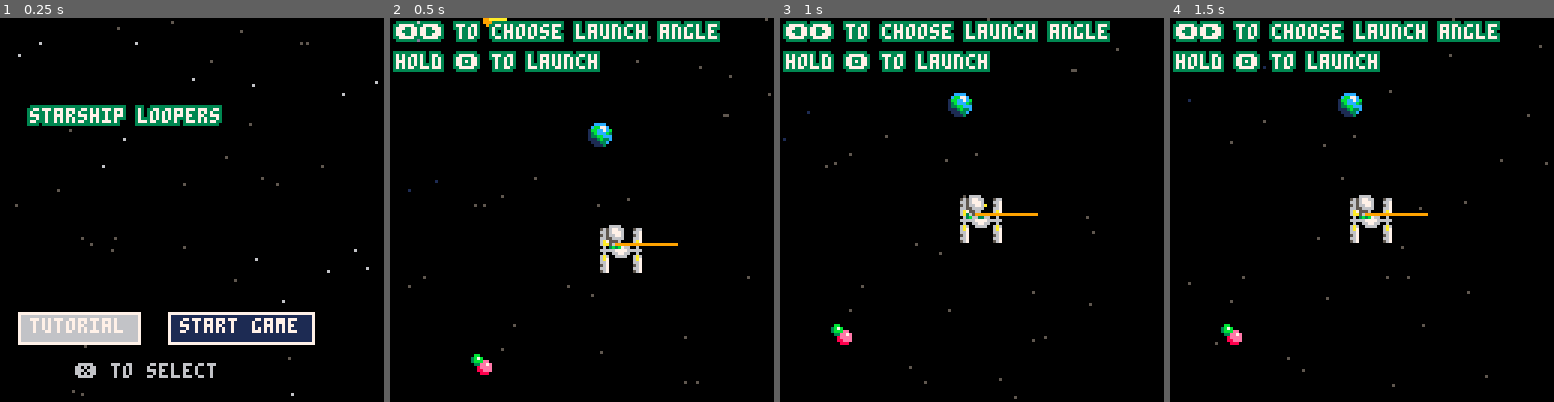
Above: before the commit, frames 1-4 (left to right).
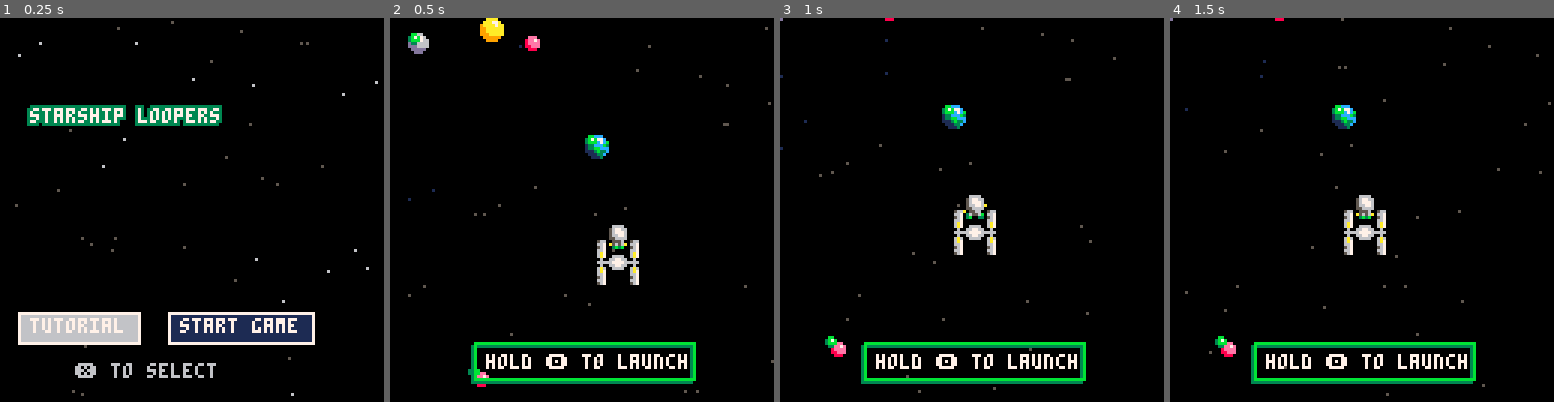
Above: after the commit, the same moments.

Repository: aadriien/GMTK-starship-loopers
Game: PICO-8 cartridge starship-loopers.p8
Two runs of this game, one before a commit and one after it. Both use one fixed random seed, a clock stepped at 60 frames per second and the inputs below.
Inputs:
- Up to frame 1 (0.25 s): no input
- Up to frame 2 (0.5 s): tap X (X key) at 0.33 s
- Up to frame 3 (1 s): tap O (Z key) at 0.7 s
- Up to frame 4 (1.5 s): tap X (X key) at 1.07 s

Frame 1 is identical in both runs. In frame 2, 12% of the frame differs, in the area x 0-100%, y 0-98%; in frame 3, 12%; in frame 4, 12%.

Commit message:
added message system for instructions

Diff:
--- a/starship-loopers.p8
+++ b/starship-loopers.p8
@@ -108,16 +108,13 @@
 end
 
 function u_launch_phase()
-    -- TODO PLAYER CHOOSES LAUNCH VELOCITY ANGLE
-    if btnp(0) then
-        ship.launch_angle = (ship.launch_angle - 0.05) % 1
-    end
-    if btnp(1) then
-        ship.launch_angle = (ship.launch_angle + 0.05) % 1
-    end
-
-    ship.vel.x = cos(ship.launch_angle)
-    ship.vel.y = - sin(ship.launch_angle)
+    -- random launch angle
+    -- if btnp(0) then
+    --     ship.launch_angle = (ship.launch_angle - 0.05) % 1
+    -- end
+    -- if btnp(1) then
+    --     ship.launch_angle = (ship.launch_angle + 0.05) % 1
+    -- end
 
     if btn(🅾️) then
         ship.launch_countdown -= 1/30
@@ -129,6 +126,11 @@
     end
 
     if ship.launch_countdown <= 0 then
+        ship.vel.x = cos(rnd(1))
+        ship.vel.y = sin((rnd(1)))
+
+        current_message = "hold ❎ to lasso planets"
+        message_life = 6
         _upd = u_play_game
         _drw = d_play_game
     end
@@ -144,6 +146,10 @@
     cls()
     camera(cam.x, cam.y)
     map()
+
+    current_message = "hold 🅾️ to launch"
+    message_life = 1
+
     -- draw particles
     for particle in all(particles) do
         if dst(particle, create_vector(128,128)) >= map_boundary then
@@ -164,16 +170,14 @@
     draw_ship()
 
     -- draw launch angle
-    line(ship.x, ship.y, ship.x + ship.vel.x * 20, ship.y + ship.vel.y * 20, 9)
+    -- line(ship.x, ship.y, ship.x + ship.vel.x * 20, ship.y + ship.vel.y * 20, 9)
     -- draw launch countdown
-    if ship.launch_phase == true then
-        print(ship.launch_countdown)
-    end
+
     -- print instructions
     camera(0,0)
-    print_hint("⬅️➡️ to choose launch angle", 2,2,7,3)
-    print_hint("hold 🅾️ to launch", 2,12, 7,3)
-
+    -- print_hint("⬅️➡️ to choose launch angle", 2,2,7,3)
+    -- print_hint("hold 🅾️ to launch", 2,12, 7,3)
+    draw_message()
 end
 
 function u_play_game()
@@ -219,7 +223,7 @@
     camera(flr(cam.x), flr(cam.y))
     map()
 
-    circfill(128,128, map_boundary, 1)
+    -- circfill(128,128, map_boundary, 1)
 
     -- draw particles
     for particle in all(particles) do
@@ -244,6 +249,8 @@
     camera(0,0)
     draw_fuel()
     draw_score()
+    draw_message()
+
 end
 
 function u_end_screen()
@@ -412,6 +419,42 @@
     print(label, x, y, 7)
 end
 
+function draw_message()
+    sx, sy = (96 % 16) * 8, (96 \ 16) * 8
+    sspr(sx, sy, 88, 16, 20, 112)
+    if current_message != "" then
+        text_width = #current_message * 4
+        print(current_message, (64 - text_width / 2), 112, 7)
+
+        -- text_width = #current_message * 8
+        -- upperx = 64 - text_width / 2
+        -- uppery = 64 - 4
+        -- lowerx = 64 + text_width / 2
+        -- lowery = 64 - 4
+
+        -- -- draw textbox
+        -- circfill(upperx, 64, 5, 3)
+        -- circfill(lowerx, 64, 5, 3)
+        -- rectfill(upperx - 1, uppery - 1, lowerx + 1, lowery - 1, 3)
+        padding = 4
+        rect_x1 = 64 - text_width / 2 - padding
+        rect_x2 = 64 + text_width/2 + padding + 1
+        rect_y1 = 112 - padding
+        rect_y2 = 112 + 4 + padding
+
+        rect(rect_x1 - 1, rect_y1 + 1, rect_x2 - 1, rect_y2 + 1, 3)
+        rect(rect_x1, rect_y1, rect_x2, rect_y2, 11)
+
+        message_life -= (1/30)
+
+        if message_life <= 0 then
+            current_message = ""
+        end
+    else
+    end
+
+end
+
 function draw_bodies()
     for body in all(bodies) do
         if body.type == "normal" then
@@ -502,6 +545,16 @@
             -- consume fuel
             ship.fuel_left -= 1
 
+            if ship.fuel_left < ship.fuel_max / 3 then
+                current_message = "low fuel!"
+                message_life = 1
+            end
+            if ship.fuel_left < 0 then
+                current_message = "no fuel!"
+                message_life = 1
+            end
+
+
             if ship.target.type == "station" then
                 land_ship()
             else
@@ -557,7 +610,8 @@
 
 function land_ship()
     ship.landing_countdown -= 1/30
-
+    current_message = "hold 🅾️ to land"
+    message_life = 1
     if ship.landing_countdown <= 0 then
         ship.landing_success = true
         _upd = u_end_screen
@@ -973,8 +1027,8 @@
 
     -- player initialization
     ship = {
-        x = station.x,
-        y = station.y,
+        x = station.x + 2,
+        y = station.y - 4,
         vel = create_vector(0,0),
         fuel_max = 250,
         fuel_left = 250,
@@ -1020,7 +1074,7 @@
 
 
     fuel_snacks = {}
-    max_fuel_snacks = 3
+    max_fuel_snacks = 8
     for i = 1, max_fuel_snacks do
         add_fuel_pickup()
     end
@@ -1064,6 +1118,8 @@
     end
 
     ship_particles = {}
+    current_message = ""
+    message_life = 0
 
     -- camera perspective
     cam = { x = 0, y = 0 }
